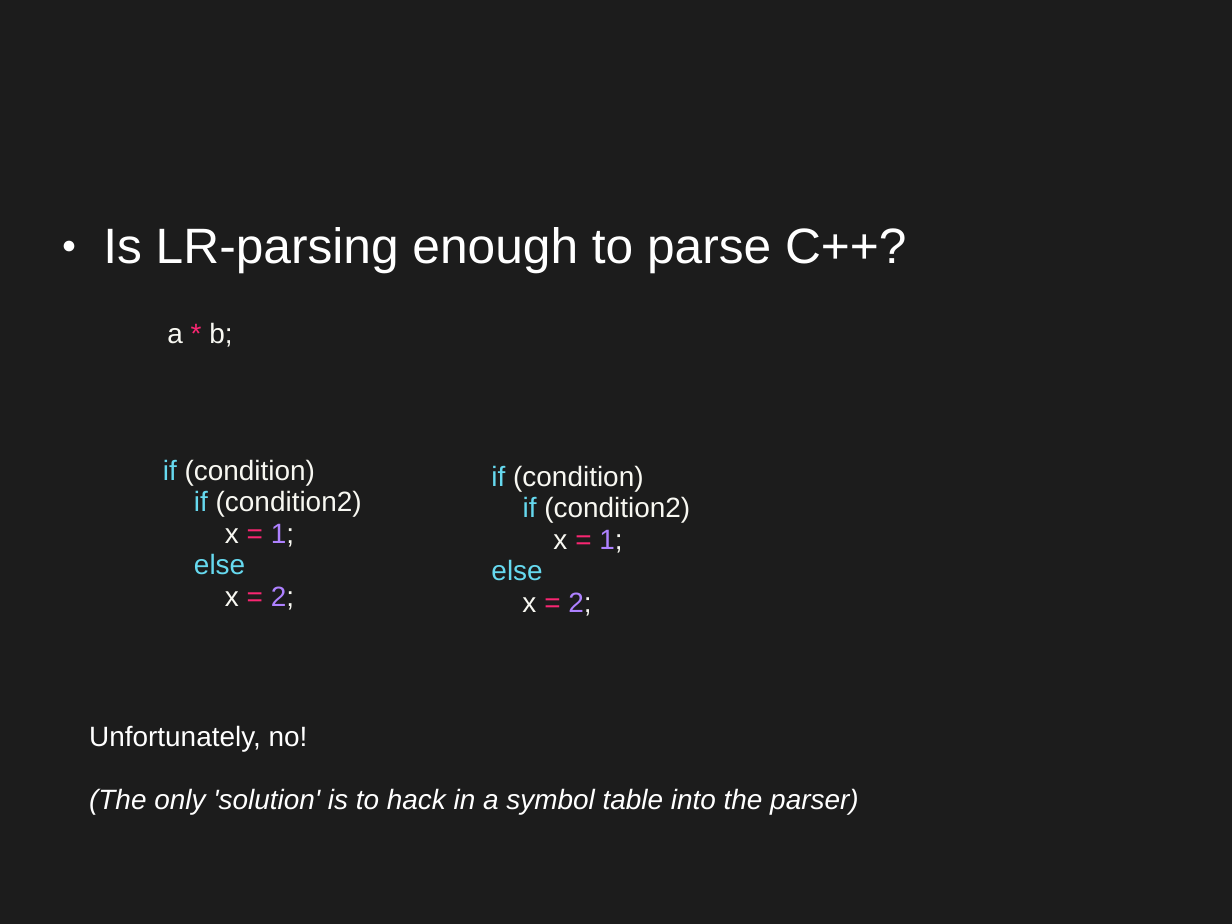
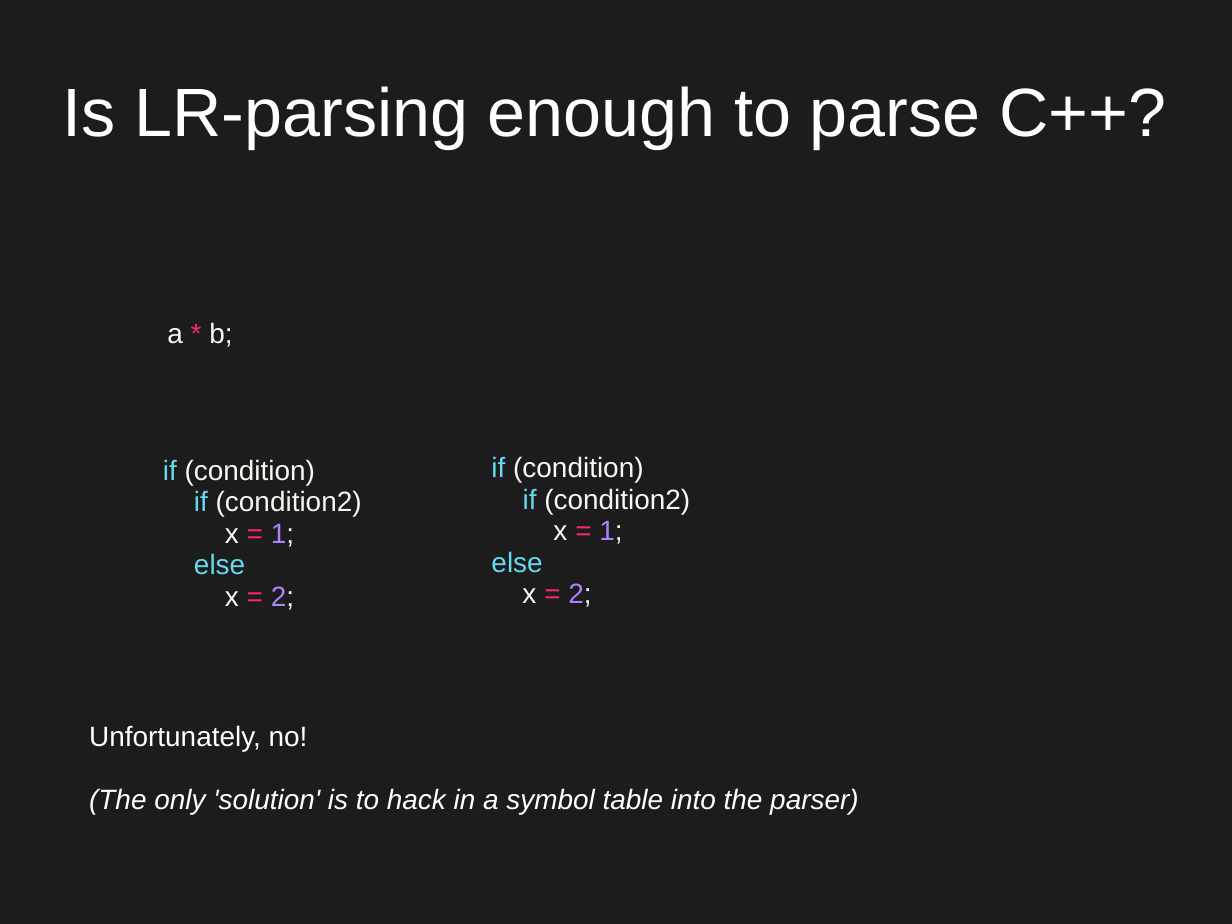
Before and after one commit to Qqwy/cc_pc, a slide deck: slide 16 of presentation2.odp. Drawn at 1232x924 pixels with LibreOffice and Linux fonts; fonts in the diff are those of the drawing. Boxes give left, top, right and bottom in pixels: in the first picture for what was removed or moved away, otherwise in the second. Text is boxed around its words. In the diff, an @@ line names an element or a change of style, - is before the commit and + after.

```diff
--- a/presentation2.odp
+++ b/presentation2.odp
@@ title "Is LR-parsing enough to parse ...": place and size @@
-title "Is LR-parsing enough to parse ..." at <box>103,227,906,273</box>
+title "Is LR-parsing enough to parse ..." at <box>63,86,1167,149</box>
@@ title "Is LR-parsing enough to parse ..." at <box>63,86,1167,149</box>: size 32 to 44 pt; alignment left to centre; bullet ● to none; less space between paragraphs; vertical alignment top to middle @@
@@ text "if (condition)": place and size @@
-text "if (condition)" at <box>491,465,690,616</box>
+text "if (condition)" at <box>491,456,690,607</box>
```
Also in this commit, not shown: 7 other slides changed, 1 slide removed, 2 other files.
